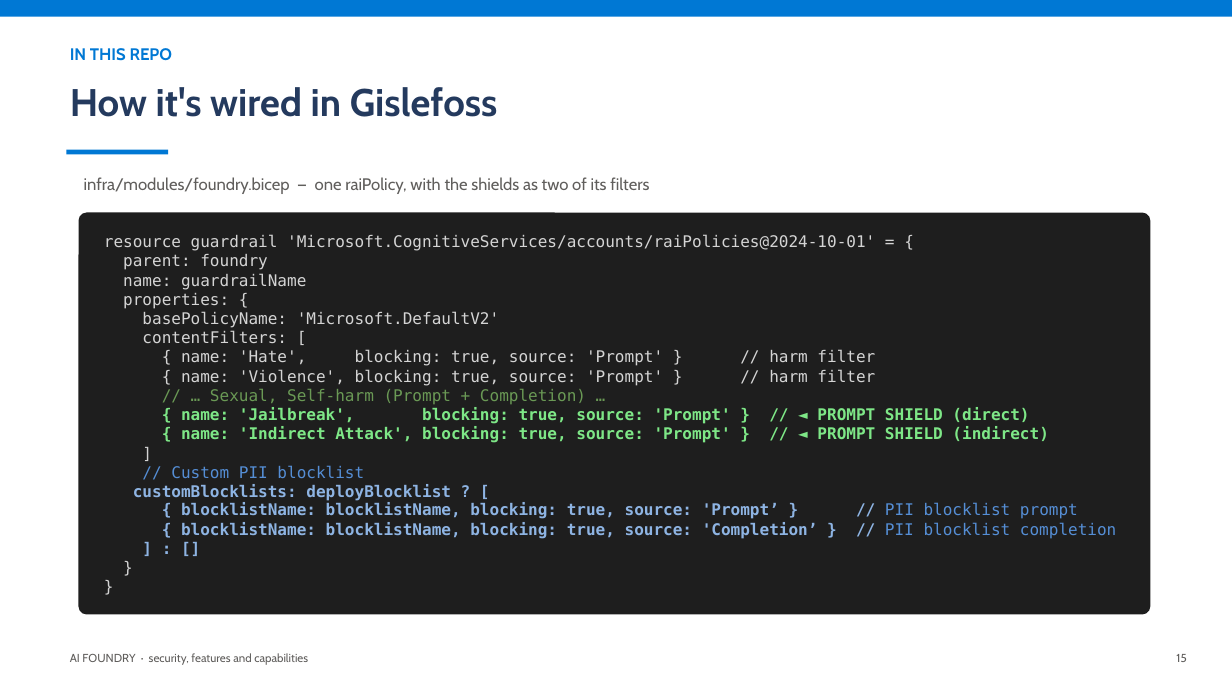
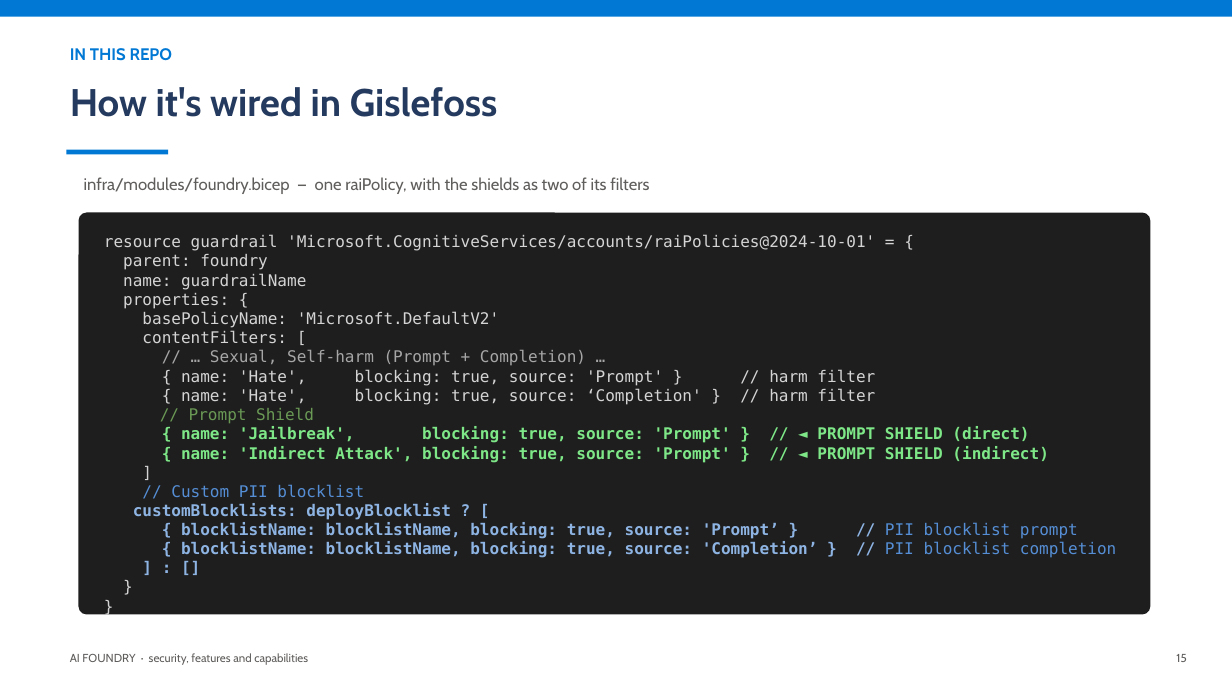
Before and after one commit to mchudinov/Gislefoss, a slide deck: slide 25 of docs/prompt-shields-vs-guardrails.pptx. Drawn at 1232x693 pixels with LibreOffice and Linux fonts; fonts in the diff are those of the drawing. Boxes give left, top, right and bottom in pixels: in the first picture for what was removed or moved away, otherwise in the second. Text is boxed around its words. In the diff, an @@ line names an element or a change of style, - is before the commit and + after.

Commit message:
Add a slide about Blocklists.

```diff
--- a/docs/prompt-shields-vs-guardrails.pptx
+++ b/docs/prompt-shields-vs-guardrails.pptx
@@ text in rounded rectangle at (x1=210, y1=350, x2=586, y2=365): paragraph added @@
+// … Sexual, Self-harm (Prompt + Completion) …
@@ text in rounded rectangle at (x1=181, y1=388, x2=875, y2=424): text changed @@
-{ name: 'Violence', blocking: true, source: 'Prompt' } // harm filter
-// … Sexual, Self-harm (Prompt + Completion) …
+{ name: 'Hate', blocking: true, source: ‘Completion' } // harm filter
+// Prompt Shield
```
